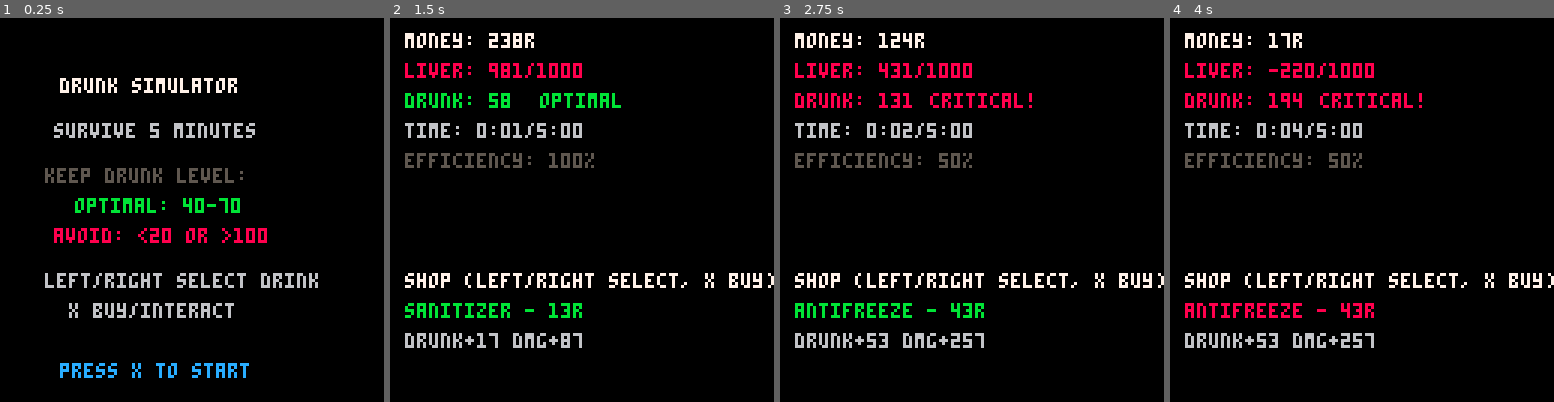
Above: before the commit, frames 1-4 (left to right).
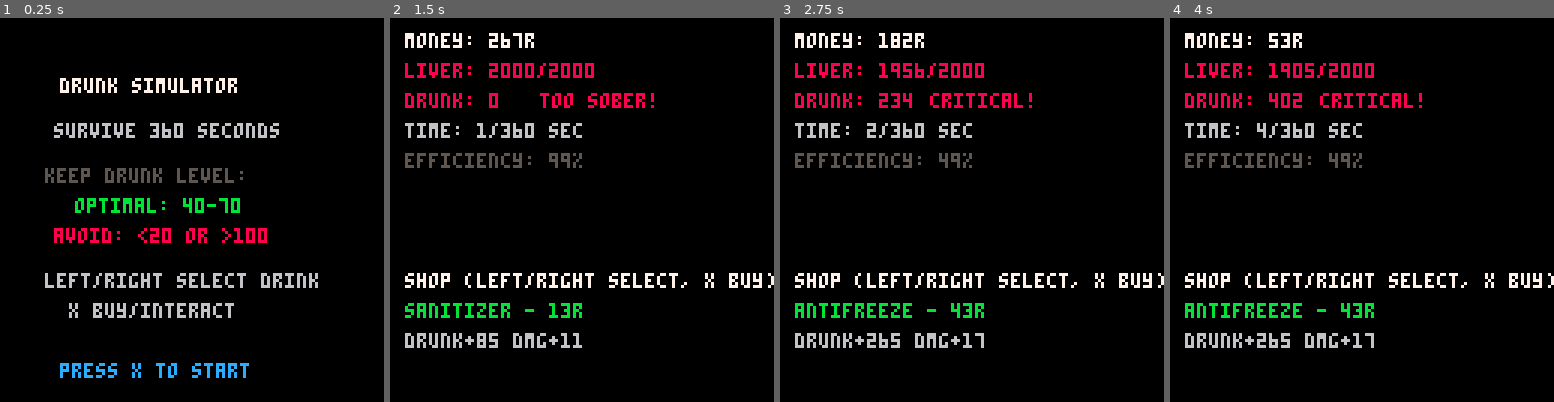
Above: after the commit, the same moments.

Repository: fritzlolpro/picopico
Game: PICO-8 cartridge carts/drunk.p8
Same seed, same stepped clock (60 frames per second), same inputs: the game is played once before the commit and once after it.
Inputs:
- Up to frame 1 (0.25 s): no input
- Up to frame 2 (1.5 s): tap O (Z key) at 0.7 s
- Up to frame 3 (2.75 s): hold Right 1.6-2.1 s; tap O (Z key) at 1.7, 2.1, 2.5 s; hold Right from 2.47 s (still down)
- Up to frame 4 (4 s): tap O (Z key) at 2.9, 3.3, 3.7 s; release Right at 3.03 s; hold Left 3.08-3.58 s

The runs differ from the first frame. In frame 1, 0.5% of the frame differs, in the area x 39-73%, y 27-32%; in frame 2, 2.3%, in the area x 3-69%, y 3-86%; in frame 3, 1.3%; in frame 4, 2.0%.

Commit message:
use correct constants

Diff:
--- a/carts/drunk.p8
+++ b/carts/drunk.p8
@@ -9,27 +9,29 @@
   win = 4
 }
 
+-- Игровые константы
+game_duration = 360          -- Общая продолжительность игры в секундах
+salary = 267                 -- Размер зарплаты в рублях за один раз
+salary_frequency = 30        -- Как часто приходит зарплата в секундах
+base_liver_health = 2000     -- Начальное здоровье печени в единицах
+liver_damage_factor = 0.001833    -- Коэффициент роста урона печени по времени (+0.1833% урона каждую секунду)
+base_sobering_rate = 3       -- Единицы опьянения, теряемые каждые SOBERING_FREQUENCY секунд
+sobering_acceleration = 0.011667   -- Ускорение отрезвления по времени (+0.01167 единицы скорости каждую секунду)
+sobering_frequency = 1       -- Как часто происходит отрезвление в секундах
+tolerance_factor = 0.0015    -- Снижение эффективности алкоголя по времени (-0.15% эффективности каждую секунду)
+drinking_frequency = 5       -- Как часто персонаж выпивает стопку в секундах
+
 -- Базовые ресурсы
 money = 267
-liver_health = 1000
+liver_health = base_liver_health
 intoxication = 50
 
--- Игровые параметры
-game_duration_minutes = 5  -- 5 минут игры
-salary_per_minute = 267    -- Зарплата каждую минуту
-
 -- Параметры опьянения
-intoxication_min_threshold = 20   -- Ниже - проигрыш
+intoxication_min_threshold = 0   -- Ниже - проигрыш
 intoxication_optimal_min = 40     -- Оптимальный диапазон
 intoxication_optimal_max = 70     -- Оптимальный диапазон
 intoxication_drunk_threshold = 80 -- "В хлам" - штрафы
 intoxication_critical = 100       -- Критический уровень - проигрыш
-
--- Коэффициенты прогрессии
-tolerance_factor = 0.09
-liver_damage_factor = 0.11
-sobering_up_base = 3
-sobering_up_factor = 0.7
 
 -- Бонусы при получке
 payday_bonuses = {
@@ -52,57 +54,57 @@
   {
     name = "sanitizer",
     price = 13,
-    intoxication = 17,
-    liver_damage = 87,
-    effect_chance = 0.23,
+    intoxication = 85,
+    liver_damage = 11,
+    effect_chance = 0.20,
     effect_func = sanitizer_effect
   },
   {
     name = "cologne_shipr",
     price = 21,
-    intoxication = 29,
-    liver_damage = 137,
-    effect_chance = 0.31,
+    intoxication = 145,
+    liver_damage = 13,
+    effect_chance = 0.25,
     effect_func = cologne_effect
   },
   {
     name = "antifreeze",
     price = 43,
-    intoxication = 53,
-    liver_damage = 257,
-    effect_chance = 0.07,
+    intoxication = 265,
+    liver_damage = 17,
+    effect_chance = 0.35,
     effect_func = antifreeze_effect
   },
   {
     name = "cognac_777",
     price = 89,
-    intoxication = 32,
-    liver_damage = 43,
-    effect_chance = 0.19,
+    intoxication = 160,
+    liver_damage = 4,
+    effect_chance = 0.08,
     effect_func = cognac_effect
   },
   {
     name = "beer",
     price = 29,
-    intoxication = 13,
-    liver_damage = 19,
-    effect_chance = 0.37,
+    intoxication = 65,
+    liver_damage = 3,
+    effect_chance = 0.20,
     effect_func = beer_effect
   },
   {
     name = "vodka",
     price = 67,
-    intoxication = 47,
-    liver_damage = 69,
-    effect_chance = 0.17,
+    intoxication = 235,
+    liver_damage = 7,
+    effect_chance = 0.12,
     effect_func = vodka_effect
   },
   {
     name = "yorsh",
     price = 73,
-    intoxication = 61,
-    liver_damage = 97,
-    effect_chance = 0.23,
+    intoxication = 305,
+    liver_damage = 7,
+    effect_chance = 0.30,
     effect_func = yorsh_effect
   }
 }
@@ -139,23 +141,22 @@
 end
 
 frames = 0
-seconds = 0
-minutes = 0
+total_seconds = 0
 
 function update_time()
   frames += 1
   if frames >= 60 then
     frames = 0
-    seconds += 1
-
-    -- Автоматическое употребление алкоголя каждую секунду
-    drink_alcohol()
-
-    if seconds >= 60 then
-      seconds = 0
-      minutes += 1
-
-      -- Вызов зарплаты
+    total_seconds += 1
+
+    -- Автоматическое употребление алкоголя каждые DRINKING_FREQUENCY секунд
+    if total_seconds % drinking_frequency == 0 then
+      drink_alcohol()
+    end
+
+    -- Зарплата каждые SALARY_FREQUENCY секунд
+    if total_seconds % salary_frequency == 0 then
+      money += salary
       trigger_payday()
     end
   end
@@ -167,43 +168,45 @@
 liver_protection_timer = 0
 blackout_timer = 0
 minigame_active = false
+shaking_timer = 0        -- Для эффекта "дрожь выбора"
+slowmotion_timer = 0     -- Для эффекта замедления
+inverted_controls_timer = 0  -- Для инверсии управления
+chaotic_movement_timer = 0   -- Для хаотичного движения рамки
 
 -- Drink effect functions
 function sanitizer_effect()
-  -- Временная слепота (3 сек)
-  blind_timer = 180  -- 3 seconds at 60fps
+  -- Дрожь выбора (рамка случайно сдвигается)
+  shaking_timer = 300  -- 5 seconds at 60fps
 end
 
 function cologne_effect()
-  -- Галлюцинации (5 сек)
-  hallucination_timer = 300  -- 5 seconds at 60fps
+  -- Замедление 4 сек (медленное движение рамки)
+  slowmotion_timer = 240  -- 4 seconds at 60fps
 end
 
 function antifreeze_effect()
-  -- Мгновенная смерть
-  liver_health = 0
---   current_state = game_state.game_over
+  -- Слепота 5 сек (не видно напитки)
+  blind_timer = 300  -- 5 seconds at 60fps
 end
 
 function cognac_effect()
-  -- Защита печени (-50% урона на 10 сек)
-  liver_protection_timer = 600  -- 10 seconds at 60fps
+  -- Инверсия управления 6 сек (↑=↓, ←=→)
+  inverted_controls_timer = 360  -- 6 seconds at 60fps
 end
 
 function beer_effect()
-  -- Мочегонный эффект (мини-игра)
+  -- Мочегонный эффект (пауза на мини-игру)
   minigame_active = true
 end
 
 function vodka_effect()
-  -- Блэкаут (пропуск 2-3 сек)
-  blackout_timer = 120 + rnd(60)  -- 2-3 seconds at 60fps
+  -- Блэкаут 2 сек (управление не работает)
+  blackout_timer = 120  -- 2 seconds at 60fps
 end
 
 function yorsh_effect()
-  -- Комбо блэкаута и мочегонного
-  blackout_timer = 120 + rnd(60)  -- 2-3 seconds
-  minigame_active = true
+  -- Хаотичная рамка (движется случайно)
+  chaotic_movement_timer = 480  -- 8 seconds at 60fps
 end
 
 -- Update effect timers
@@ -212,8 +215,20 @@
     blind_timer -= 1
   end
 
-  if hallucination_timer > 0 then
-    hallucination_timer -= 1
+  if shaking_timer > 0 then
+    shaking_timer -= 1
+  end
+
+  if slowmotion_timer > 0 then
+    slowmotion_timer -= 1
+  end
+
+  if inverted_controls_timer > 0 then
+    inverted_controls_timer -= 1
+  end
+
+  if chaotic_movement_timer > 0 then
+    chaotic_movement_timer -= 1
   end
 
   if liver_protection_timer > 0 then
@@ -279,7 +294,7 @@
 
 -- Формула толерантности к алкоголю
 function calculate_effective_intoxication(base_intoxication)
-  local effectiveness = 1 - (tolerance_factor * minutes)
+  local effectiveness = 1 - (tolerance_factor * total_seconds)  -- -0.15% эффективности каждую секунду
   local final_intoxication = base_intoxication * effectiveness
 
   -- Применяем бонус эффективности пьянства если активен
@@ -296,7 +311,7 @@
 
 -- Формула увеличения урона печени
 function calculate_effective_liver_damage(base_damage)
-  local damage_multiplier = 1 + (liver_damage_factor * minutes)
+  local damage_multiplier = 1 + (liver_damage_factor * total_seconds)  -- +0.1833% урона каждую секунду
   local final_damage = base_damage * damage_multiplier
 
   -- Применяем защиту печени если активна
@@ -309,8 +324,10 @@
 
 -- Функция падения опьянения
 function update_sobering()
-  local sobering_rate = sobering_up_base + (sobering_up_factor * minutes)
-  intoxication = max(0, intoxication - (sobering_rate / 60)) -- за кадр
+  if total_seconds % sobering_frequency == 0 then  -- каждую секунду
+    local current_sobering_rate = base_sobering_rate + (sobering_acceleration * total_seconds)
+    intoxication = max(0, intoxication - current_sobering_rate)
+  end
 end
 
 -- Проверка условий окончания игры
@@ -323,8 +340,8 @@
   elseif intoxication >= intoxication_critical then
     -- Критическое опьянение - проигрыш
     -- current_state = game_state.game_over
-  elseif minutes >= game_duration_minutes then
-    -- Прошло 5 минут - победа
+  elseif total_seconds >= game_duration then
+    -- Прошло 360 секунд - победа
     current_state = game_state.win
   end
 end
@@ -360,12 +377,45 @@
     return
   end
 
-  -- Выбор напитка кнопками
-  if btnp(0) then -- Left
+  -- Выбор напитка кнопками с учетом эффектов
+  local left_pressed = btnp(0)  -- Left
+  local right_pressed = btnp(1) -- Right
+  local x_pressed = btnp(4)     -- X - купить напиток
+
+  -- Инверсия управления
+  if inverted_controls_timer > 0 then
+    left_pressed = btnp(1)   -- Right становится Left
+    right_pressed = btnp(0)  -- Left становится Right
+  end
+
+  -- Хаотичное движение - случайный выбор
+  if chaotic_movement_timer > 0 and (left_pressed or right_pressed) then
+    if rnd(1) < 0.5 then
+      selected_drink = max(1, selected_drink - 1)
+    else
+      selected_drink = min(#drinks, selected_drink + 1)
+    end
+  -- Дрожь выбора - иногда случайно сдвигается
+  elseif shaking_timer > 0 and rnd(1) < 0.3 then
+    if rnd(1) < 0.5 then
+      selected_drink = max(1, selected_drink - 1)
+    else
+      selected_drink = min(#drinks, selected_drink + 1)
+    end
+  -- Нормальное управление
+  elseif left_pressed then
     selected_drink = max(1, selected_drink - 1)
-  elseif btnp(1) then -- Right
+  elseif right_pressed then
     selected_drink = min(#drinks, selected_drink + 1)
-  elseif btnp(4) then -- X - купить напиток
+  end
+
+  -- Замедление - задержка между нажатиями
+  local can_buy = true
+  if slowmotion_timer > 0 then
+    can_buy = (frames % 30 == 0)  -- Только каждые полсекунды
+  end
+
+  if x_pressed and can_buy then
     local drink = drinks[selected_drink]
     if money >= drink.price then
       consume_drink(drink)
@@ -408,8 +458,7 @@
 end
 
 function update_payday()
-  -- Handle payday logic
-  money += salary_per_minute  -- Зарплата согласно параметрам
+  -- Handle payday logic - зарплата уже начислена в update_time()
 
   -- Применяем случайный бонус при получке
   apply_payday_bonus()
@@ -452,10 +501,9 @@
   if btnp(4) then -- X button to restart
     -- Reset game state
     money = 267
-    liver_health = 1000
+    liver_health = base_liver_health
     intoxication = 50  -- Стартуем в оптимальном диапазоне
-    minutes = 0
-    seconds = 0
+    total_seconds = 0
     frames = 0
     selected_drink = 1
 
@@ -468,7 +516,10 @@
 
     -- Сброс эффектов
     blind_timer = 0
-    hallucination_timer = 0
+    shaking_timer = 0
+    slowmotion_timer = 0
+    inverted_controls_timer = 0
+    chaotic_movement_timer = 0
     blackout_timer = 0
     minigame_active = false
     minigame_timer = 0
@@ -484,10 +535,9 @@
   if btnp(4) then -- X button to restart
     -- Reset game state (same as game over)
     money = 267
-    liver_health = 1000
+    liver_health = base_liver_health
     intoxication = 50
-    minutes = 0
-    seconds = 0
+    total_seconds = 0
     frames = 0
     selected_drink = 1
 
@@ -500,7 +550,10 @@
 
     -- Сброс эффектов
     blind_timer = 0
-    hallucination_timer = 0
+    shaking_timer = 0
+    slowmotion_timer = 0
+    inverted_controls_timer = 0
+    chaotic_movement_timer = 0
     blackout_timer = 0
     minigame_active = false
     minigame_timer = 0
@@ -529,7 +582,7 @@
 
 function draw_menu()
   print("drunk simulator", 20, 20, 7)
-  print("survive 5 minutes", 18, 35, 6)
+  print("survive 360 seconds", 18, 35, 6)
   print("", 0, 45, 6)
   print("keep drunk level:", 15, 50, 5)
   print("optimal: 40-70", 25, 60, 11)
@@ -550,17 +603,17 @@
 
   -- Основная информация
   print("money: "..money.."r", 5, 5, 7)
-  print("liver: "..flr(liver_health).."/"..flr(1000 + max_liver_bonus), 5, 15, 8)
+  print("liver: "..flr(liver_health).."/"..flr(base_liver_health + max_liver_bonus), 5, 15, 8)
 
   -- Опьянение с цветовой индикацией
   local intox_color = get_intoxication_color()
   print("drunk: "..flr(intoxication), 5, 25, intox_color)
   print(get_intoxication_status(), 50, 25, intox_color)
 
-  print("time: "..minutes..":"..pad_number(seconds).."/"..game_duration_minutes..":00", 5, 35, 6)
+  print("time: "..total_seconds.."/"..game_duration.." sec", 5, 35, 6)
 
   -- Прогрессия эффективности
-  local effectiveness = flr((1 - (tolerance_factor * minutes)) * 100)
+  local effectiveness = flr((1 - (tolerance_factor * total_seconds)) * 100)
   local drunk_penalty = get_drunk_penalty()
   local total_effectiveness = flr(effectiveness * drunk_penalty)
   print("efficiency: "..total_effectiveness.."%", 5, 45, 5)
@@ -586,18 +639,29 @@
 
   -- Эффекты состояний
   if blind_timer > 0 then
-    -- Эффект слепоты - черные полосы
-    rectfill(0, 0, 127, 20, 0)
-    rectfill(0, 108, 127, 127, 0)
-    print("blind", 45, 64, 8)
-  end
-
-  if hallucination_timer > 0 then
-    -- Эффект галлюцинаций - мерцающие цвета
-    for i = 1, 10 do
-      circfill(rnd(128), rnd(128), rnd(5), rnd(16))
-    end
-    print("hallucination", 25, 100, 14)
+    -- Эффект слепоты - не видно напитки (скрываем магазин)
+    rectfill(5, 85, 122, 115, 0)
+    print("blind - cant see shop", 10, 100, 8)
+  end
+
+  if shaking_timer > 0 then
+    -- Дрожь выбора - случайное смещение
+    print("shaking selection", 10, 64, 8)
+  end
+
+  if slowmotion_timer > 0 then
+    -- Замедление
+    print("slow motion", 35, 64, 11)
+  end
+
+  if inverted_controls_timer > 0 then
+    -- Инверсия управления
+    print("inverted controls", 20, 64, 14)
+  end
+
+  if chaotic_movement_timer > 0 then
+    -- Хаотичное движение
+    print("chaotic movement", 20, 64, 13)
   end
 
   if blackout_timer > 0 then
@@ -654,7 +718,7 @@
 function draw_payday()
   cls(3)
   print("payday!", 35, 50, 7)
-  print("salary: "..salary_per_minute.."r", 30, 65, 6)
+  print("salary: "..salary.."r", 30, 65, 6)
   print("bonus applied!", 30, 80, 11)
 end
 
@@ -677,7 +741,7 @@
 function draw_win()
   cls(11)
   print("you win!", 30, 50, 7)
-  print("survived "..game_duration_minutes.." minutes!", 15, 65, 6)
+  print("survived "..game_duration.." seconds!", 15, 65, 6)
   print("final score: "..money.."r", 25, 75, 12)
   print("press x to restart", 20, 85, 12)
 end
@@ -704,17 +768,6 @@
     draw_game_over()
   elseif current_state == game_state.win then
     draw_win()
-  end
-end
-
-
-
--- Вспомогательная функция для форматирования времени
-function pad_number(num)
-  if num < 10 then
-    return "0"..num
-  else
-    return ""..num
   end
 end
 __gfx__
